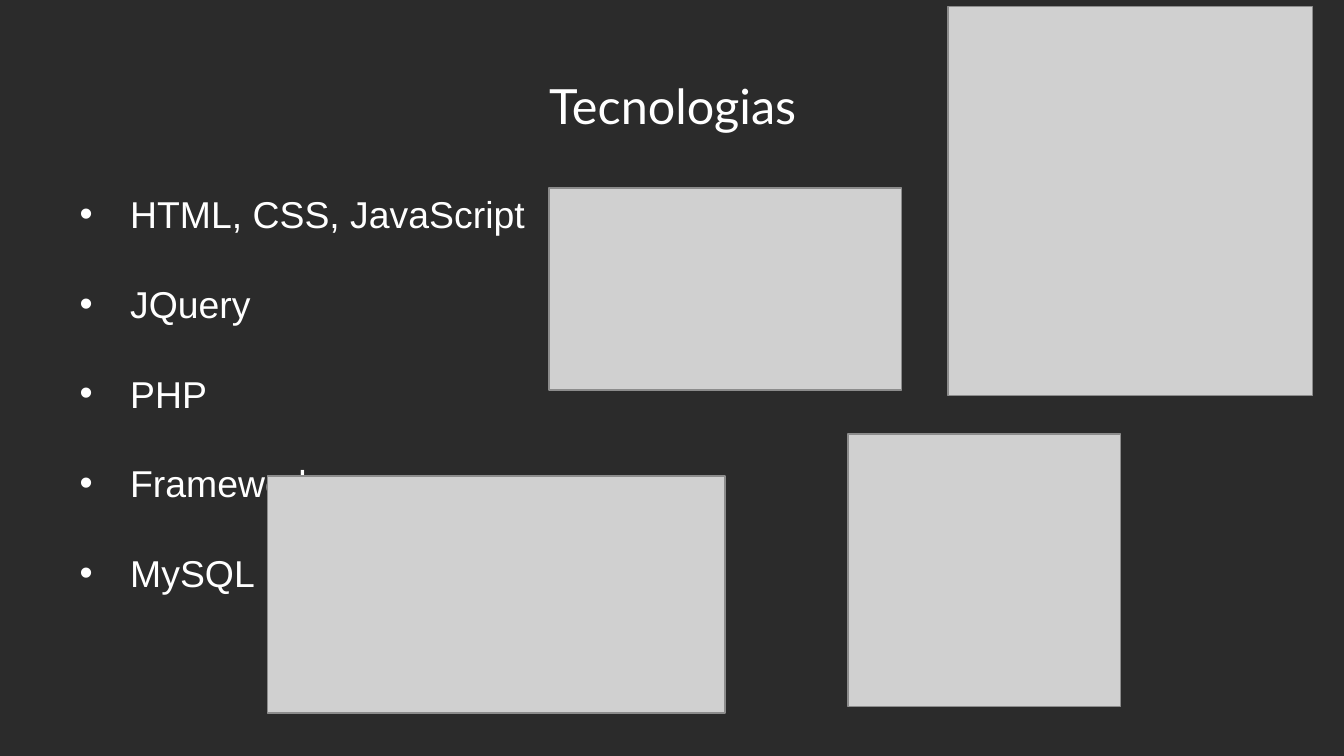
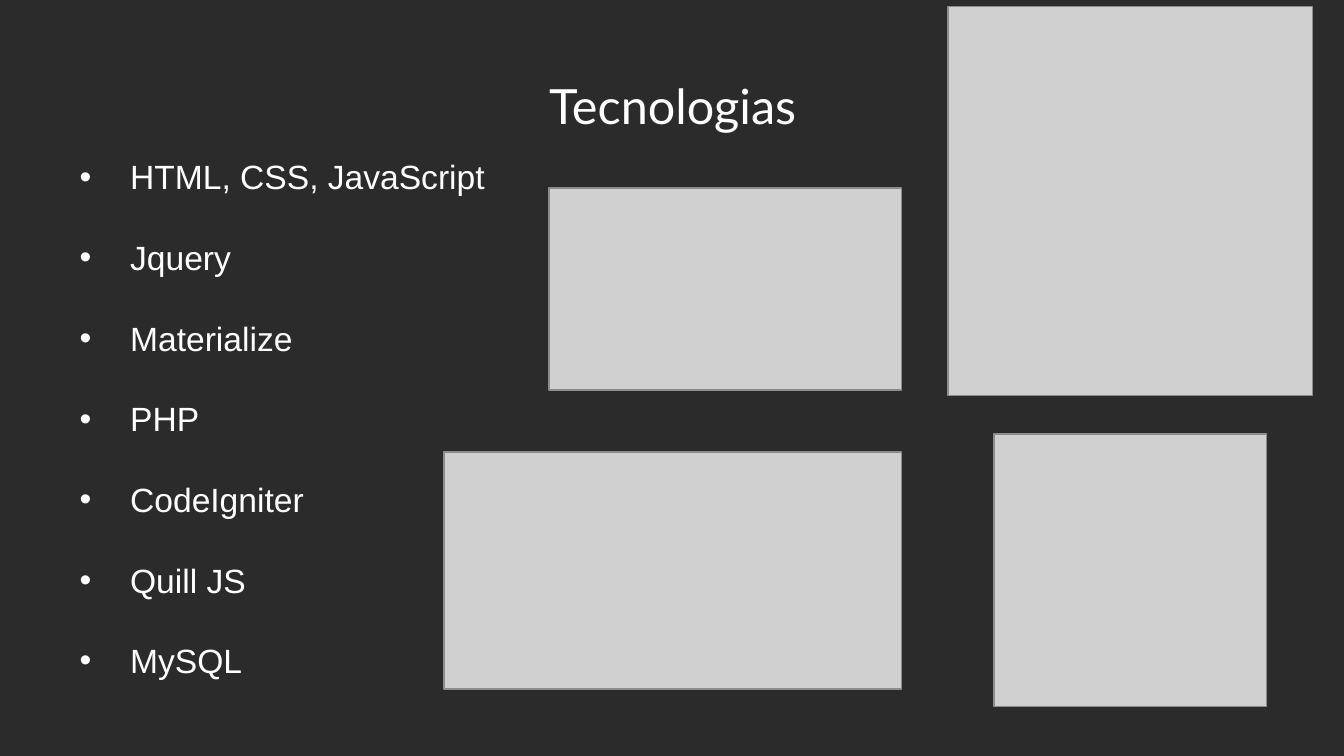
Before and after one commit to leoalopes/tccCodeIgniter, a slide deck: slide 10 of SeminarioAndamento.pptx. Drawn at 1344x756 pixels with LibreOffice and Linux fonts; fonts in the diff are those of the drawing; grey boxes stand for pictures; background and template pictures are left out; a plain dark background stands for a picture behind light text. Boxes give left, top, right and bottom in pixels: in the first picture for what was removed or moved away, otherwise in the second. Text is boxed around its words. In the diff, an @@ line names an element or a change of style, - is before the commit and + after.

```diff
--- a/SeminarioAndamento.pptx
+++ b/SeminarioAndamento.pptx
@@ text "HTML, CSS, JavaScript": place and size @@
-text "HTML, CSS, JavaScript" at [130,201,524,594]
+text "HTML, CSS, JavaScript" at [130,164,485,679]
@@ text at [130,164,485,679]: size 20 to 18 pt in "HTML, CSS, JavaScript", "PHP", "MySQL" @@
@@ text at [130,247,292,352]: text changed; size 20 to 18 pt @@
-                • JQuery
+                • Jquery
+                • Materialize
@@ picture: place and size @@
-picture at [848,434,1121,707]
+picture at [995,434,1267,707]
@@ picture: place and size @@
-picture at [267,476,726,712]
+picture at [444,452,902,688]
@@ text at [130,487,304,599]: text changed; size 20 to 18 pt @@
-                • Frameworks
+                • CodeIgniter
+                • Quill JS
```
Also in this commit, not shown: 4 other slides changed, 1 slide added, 1 slide removed, 2 other files.
